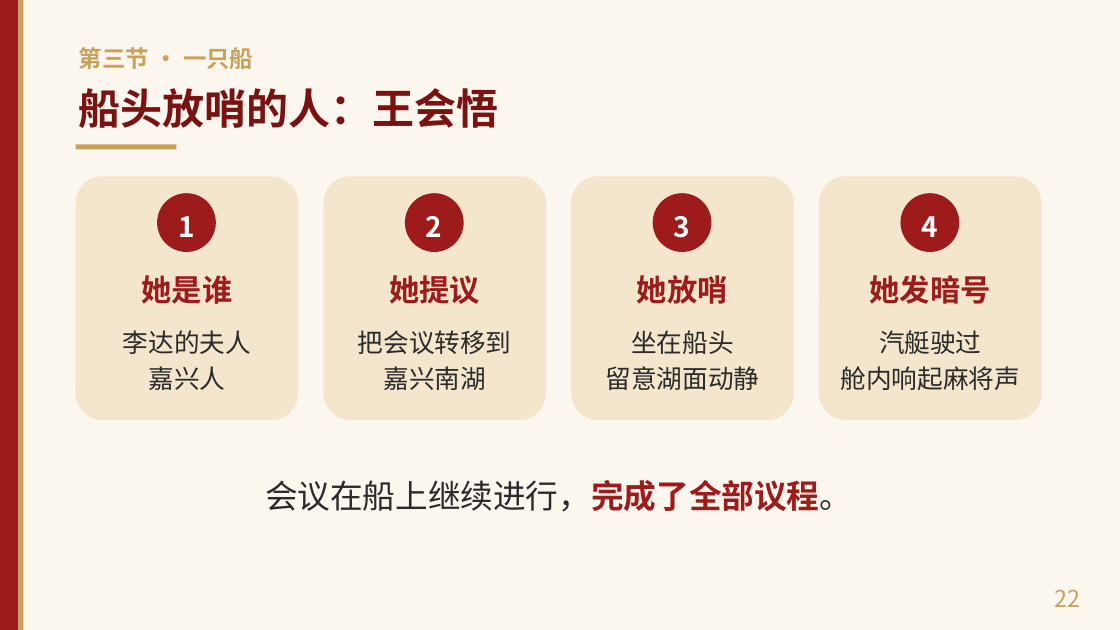
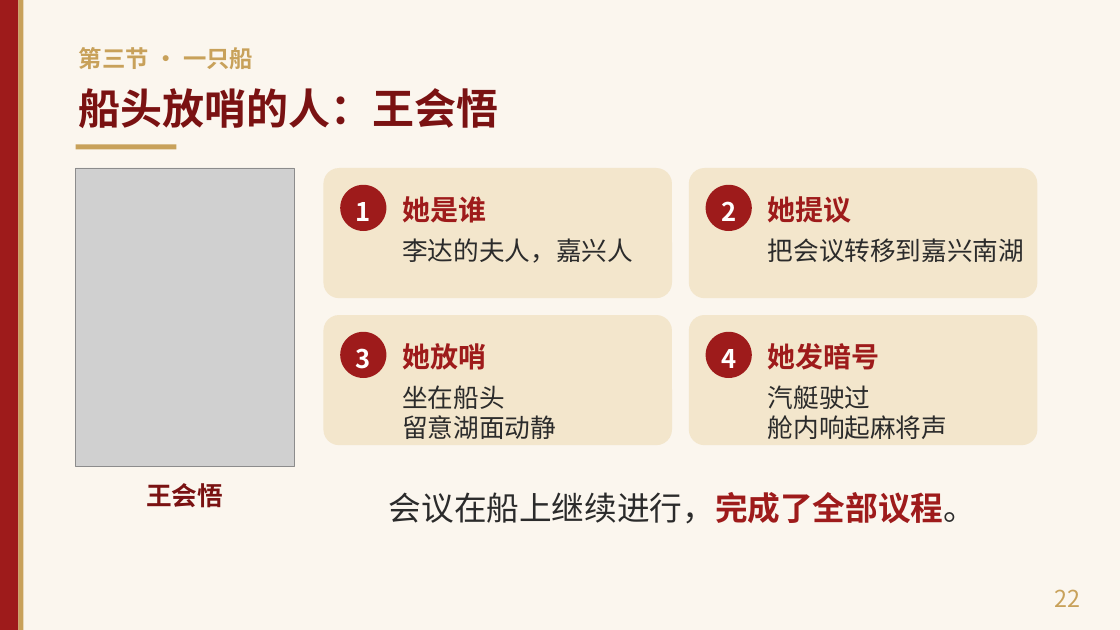
Before and after one commit to shyboy/studyh5, a slide deck: slide 22 of 09.望山河读书分享/《望山河》读书分享（30分钟版）.pptx. Drawn at 1120x630 pixels with LibreOffice and Linux fonts; fonts in the diff are those of the drawing; grey boxes stand for pictures. Boxes give left, top, right and bottom in pixels: in the first picture for what was removed or moved away, otherwise in the second. Text is boxed around its words. In the diff, an @@ line names an element or a change of style, - is before the commit and + after.

```diff
--- a/09.望山河读书分享/《望山河》读书分享（30分钟版）.pptx
+++ b/09.望山河读书分享/《望山河》读书分享（30分钟版）.pptx
@@ rounded rectangle removed at (x1=76, y1=176, x2=298, y2=420) @@
@@ picture added at (x1=76, y1=168, x2=294, y2=466) @@
@@ rounded rectangle resized from (x1=323, y1=176, x2=546, y2=420) to (x1=323, y1=168, x2=672, y2=298) @@
@@ rounded rectangle removed at (x1=571, y1=176, x2=794, y2=420) @@
@@ rounded rectangle resized from (x1=819, y1=176, x2=1042, y2=420) to (x1=689, y1=168, x2=1038, y2=298) @@
@@ ellipse removed at (x1=157, y1=193, x2=216, y2=252) @@
@@ text "1" moved from (x1=178, y1=216, x2=195, y2=237) to (x1=356, y1=202, x2=371, y2=221) @@
@@ ellipse resized from (x1=405, y1=193, x2=464, y2=252) to (x1=340, y1=185, x2=386, y2=231) @@
@@ text "她是谁" moved from (x1=141, y1=275, x2=232, y2=304) to (x1=402, y1=196, x2=486, y2=223) @@
@@ text "2" moved from (x1=426, y1=216, x2=443, y2=237) to (x1=721, y1=201, x2=736, y2=221) @@
@@ ellipse resized from (x1=653, y1=193, x2=712, y2=252) to (x1=706, y1=185, x2=752, y2=231) @@
@@ size 26 to 24 pt; alignment centre to left; vertical alignment top to middle in 4 elements at (x1=768, y1=343, x2=880, y2=370), (x1=402, y1=343, x2=486, y2=370), (x1=402, y1=196, x2=486, y2=223), (x1=768, y1=196, x2=852, y2=223) @@
@@ text "她提议" moved from (x1=389, y1=275, x2=480, y2=304) to (x1=768, y1=196, x2=852, y2=223) @@
@@ ellipse removed at (x1=901, y1=193, x2=960, y2=252) @@
@@ text at (x1=402, y1=238, x2=633, y2=263): text changed @@
-李达的夫人
-嘉兴人
+李达的夫人，嘉兴人
@@ text at (x1=768, y1=238, x2=1024, y2=262): text changed @@
-把会议转移到
-嘉兴南湖
+把会议转移到嘉兴南湖
@@ rounded rectangle added at (x1=323, y1=315, x2=672, y2=445), fill #F3E6CC @@
@@ text "她放哨" moved from (x1=637, y1=275, x2=728, y2=304) to (x1=402, y1=343, x2=486, y2=370) @@
@@ rounded rectangle added at (x1=689, y1=315, x2=1038, y2=445), fill #F3E6CC @@
@@ text "她发暗号" moved from (x1=870, y1=275, x2=991, y2=304) to (x1=768, y1=343, x2=880, y2=370) @@
@@ text "3" moved from (x1=674, y1=216, x2=691, y2=238) to (x1=356, y1=348, x2=371, y2=369) @@
@@ ellipse added at (x1=340, y1=332, x2=386, y2=378), fill #9E1B1B @@
@@ size 24 to 22 pt in 4 elements at (x1=356, y1=202, x2=371, y2=221), (x1=721, y1=201, x2=736, y2=221), (x1=356, y1=348, x2=371, y2=369), (x1=721, y1=349, x2=736, y2=368) @@
@@ text "4" moved from (x1=922, y1=216, x2=939, y2=237) to (x1=721, y1=349, x2=736, y2=368) @@
@@ ellipse added at (x1=706, y1=332, x2=752, y2=378), fill #9E1B1B @@
@@ text "坐在船头" at (x1=402, y1=385, x2=556, y2=439): alignment centre to left; line spacing 1.15 to 1 @@
@@ text "坐在船头" moved from (x1=606, y1=330, x2=760, y2=390) to (x1=402, y1=385, x2=556, y2=439) @@
@@ text "汽艇驶过" moved from (x1=841, y1=330, x2=1020, y2=390) to (x1=768, y1=385, x2=947, y2=439) @@
@@ text "汽艇驶过" at (x1=768, y1=385, x2=947, y2=439): alignment centre to left; line spacing 1.15 to 1 @@
@@ text "会议在船上继续进行，完成了全部议程。" moved from (x1=265, y1=480, x2=852, y2=512) to (x1=389, y1=492, x2=976, y2=524) @@
@@ text added at (x1=146, y1=483, x2=223, y2=508), 22 pt, text #7A1212, bold @@
+王会悟
```
Also in this commit, not shown: 24 other slides changed, 1 slide added, 2 other files.
